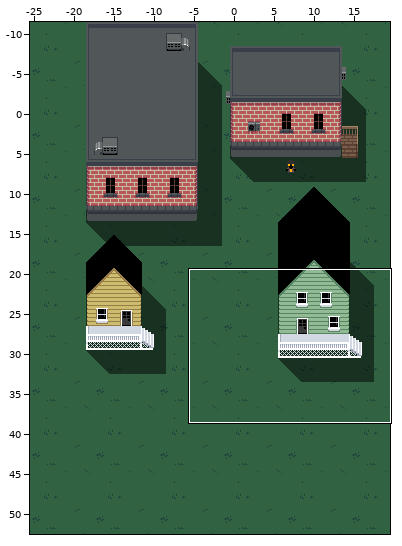
Tiled map -- assets/maps/start.tmx. Above: a wide view before the commit, with the close-up outlined.
Close-up. As it was:
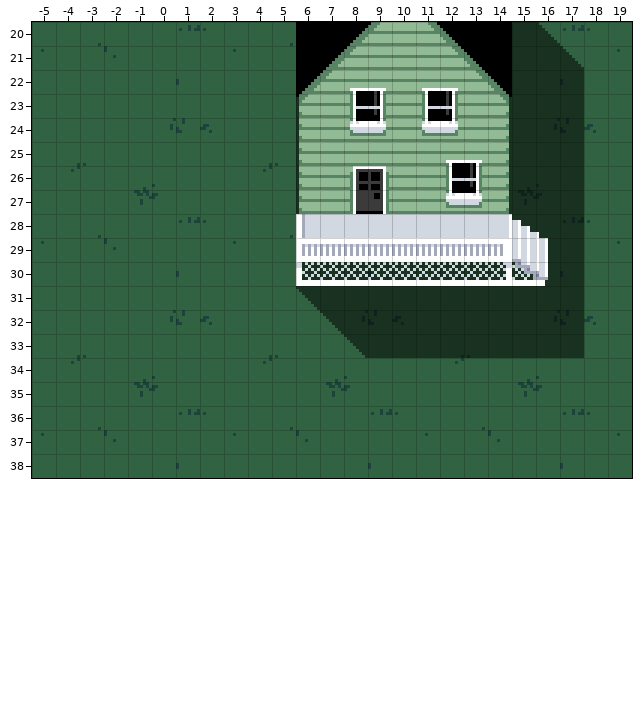
Cells are 8x8 px. Shown: x -5..19, y 20..38. The commit also changed other parts of the map, which this record leaves out.
Once edited:
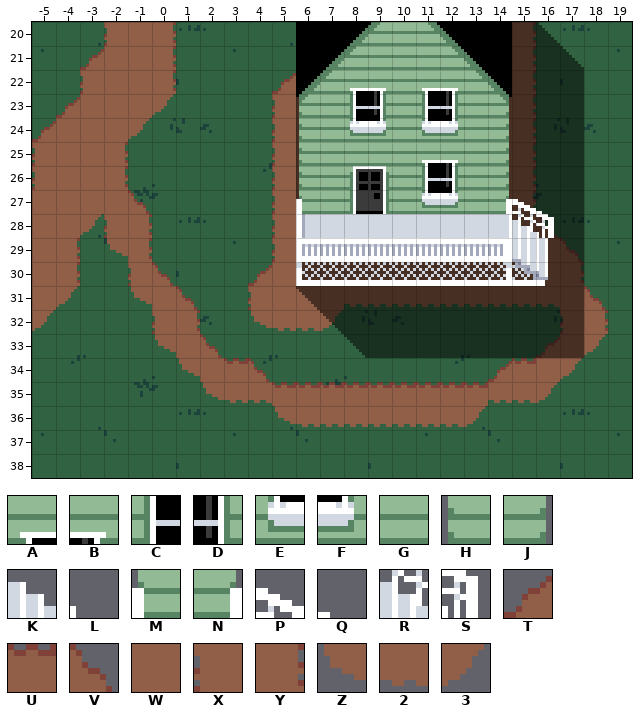
Key: from "brick": A 129, B 130, C 143, D 144, E 157, F 158, G 169, H 182, J 184, K 213, L 214, M 364, N 366, P 367, Q 368, R 393, S 394; from "path": T 0, U 1, V 2, W 9, X 11, Y 13, Z 22, 2 23, 3 24.
_ is an empty cell, . an unchanged one.
Tiles of an added or newly shown layer are drawn over the layers below it.
Difference:
--- layer "Ground" (added)
@@ x -5..18 @@
-20 ...___.............._...
-21 ..____.............._...
-22 ..____...._........._...
-23 ._____....__.......__...
-24 _____.....__.......__...
-25 ____......__.......__...
-26 ____......__.......__...
-27 _____.....__.......__...
-28 _____....._.........__..
-29 __.__....._..........__.
-30 __..__...______________.
-31 __..___.._______________
-32 _....__..____.........__
-33 .....___.............___
-34 ......____.........____.
-35 ......._______________..
-36 .........._________.....
+20 ...XWY..............Y...
+21 ..TWWY..............Y...
+22 ..XWWY....T.........Y...
+23 .TWWW3....XW.......WY...
+24 TWWW3.....XW.......WY...
+25 XWWY......XW.......WY...
+26 XWWY......XW.......WY...
+27 WWWWV.....XY.......XY...
+28 WW3XY.....X.........WV..
+29 WY.ZY.....X..........WV.
+30 WY..XV...TWWWWWWWWWWWWY.
+31 W3..ZWV..XWWW222222222WV
+32 3....XY..Z223.........XY
+33 .....ZWV.............TW3
+34 ......ZWUV.........TUW3.
+35 .......Z22UUUUUUUUU223..
+36 ..........Z22222223.....
--- layer "Buildings"
@@ x 6..16 @@
-25 .....GAB...
-26 .....GCD...
-27 H....GEFJ__
-28 .........KL
+25 .....ABG...
+26 .....CDG...
+27 M....EFGNPQ
+28 .........RS
Boxes around the changes in both close-ups, in picture pixels (x1, y1, x2, y2):
changed: (32, 22, 608, 427)
